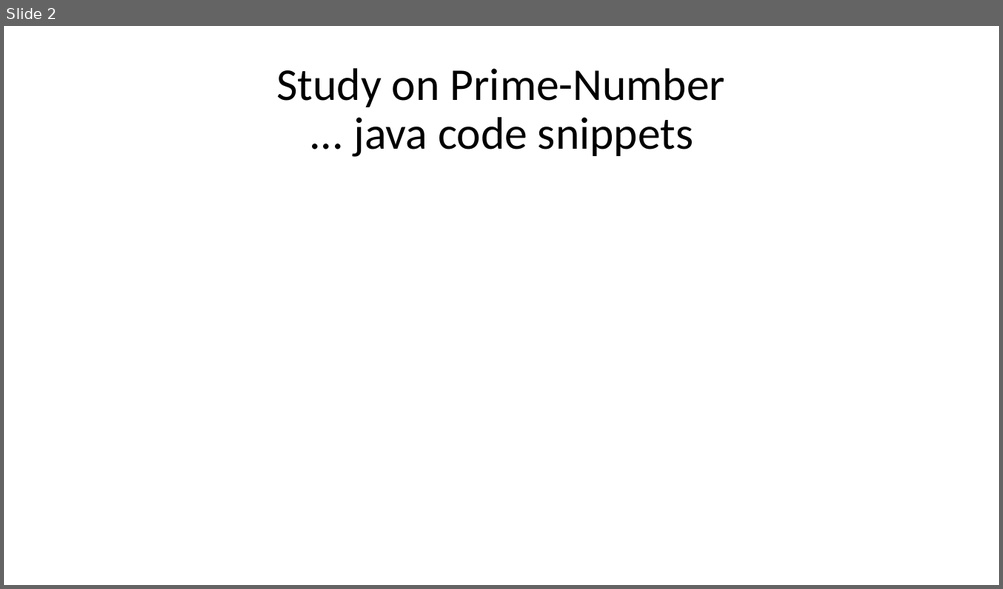
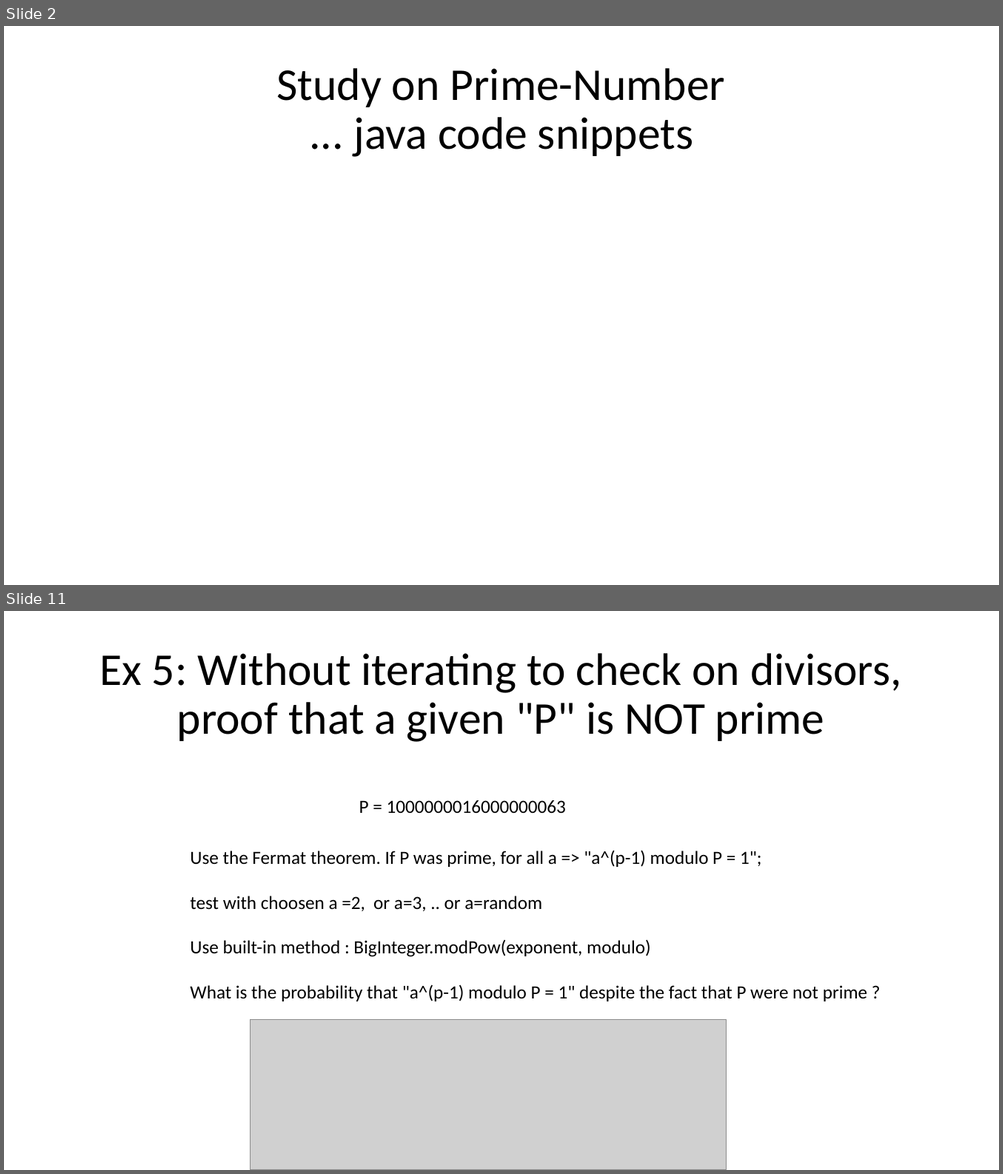
Before and after one commit to Arnaud-Nauwynck/presentations, a slide deck: security/hands-on/Security-TD4-cryptography-prime-numbers.pptx. Shown one above the other, each under a label of ours: slide 2 before the commit, slides 2 and 11 after it; the slides between them are not shown. The pictures are 1003x589 and 1003x1174 pixels, drawn with LibreOffice and Linux fonts; fonts in the diff are those of the drawing; grey boxes stand for pictures. Boxes give left, top, right and bottom in pixels: in the first picture for what was removed or moved away, otherwise in the second. Text is boxed around its words. In the diff, an @@ line names an element or a change of style, - is before the commit and + after.

```diff
--- a/security/hands-on/Security-TD4-cryptography-prime-numbers.pptx
+++ b/security/hands-on/Security-TD4-cryptography-prime-numbers.pptx
@@ slide 11 added at (x1=4, y1=611, x2=999, y2=1170), background #FFFFFF @@
@@ title added at (x1=99, y1=653, x2=902, y2=742), 44 pt, text #000000 @@
+Ex 5: Without iterating to check on divisors,
+proof that a given "P" is NOT prime
@@ text added at (x1=359, y1=800, x2=566, y2=814), 18 pt, text #000000 @@
+P = 1000000016000000063
@@ text added at (x1=190, y1=850, x2=867, y2=1002), 18 pt, text #000000 @@
+Use the Fermat theorem. If P was prime, for all a => "a^(p-1) modulo P = 1";
+test with choosen a =2, or a=3, .. or a=random
+Use built-in method : BigInteger.modPow(exponent, modulo)
+What is the probability that "a^(p-1) modulo P = 1" despite the fact that P were not prime ?
@@ picture added at (x1=250, y1=1020, x2=726, y2=1170) @@
```
Also in this commit, not shown: 6 slides changed, 21 other slides added, 3 slides removed, 23 other files.
